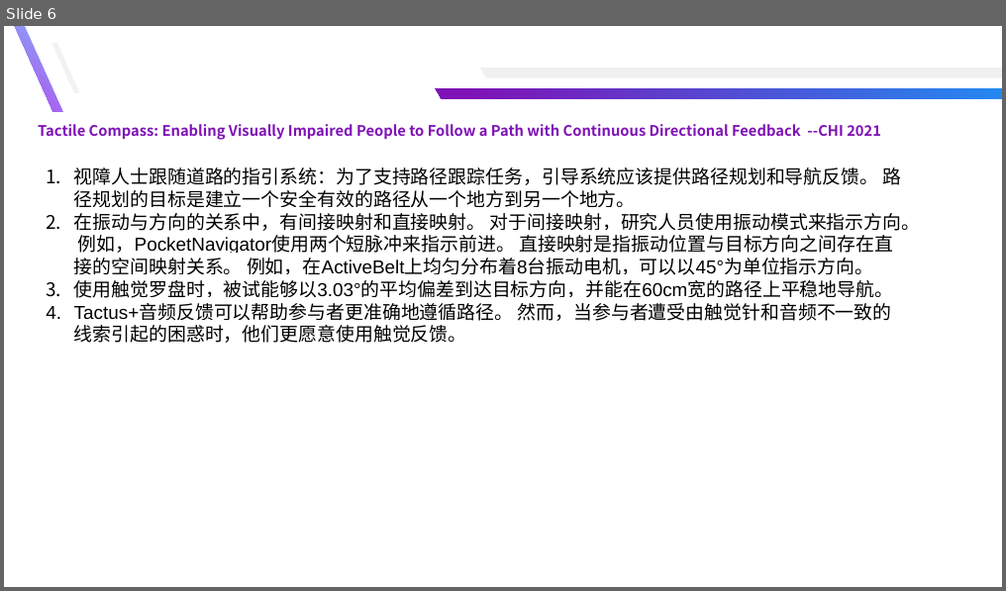
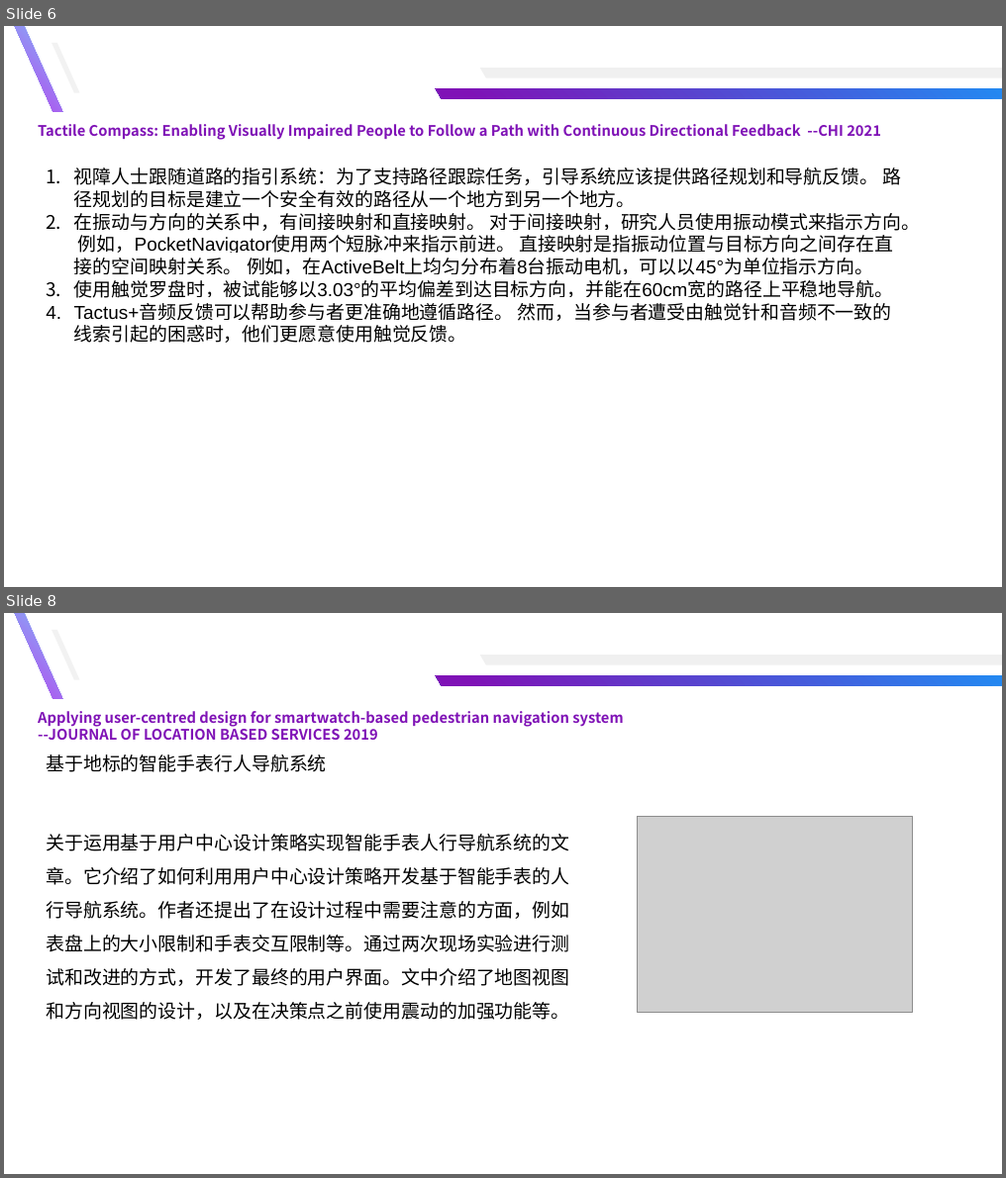
Before and after one commit to yuyongsong/Paper, a slide deck: 记录.pptx. Shown one above the other, each under a label of ours: slide 6 before the commit, slides 6 and 8 after it; the slides between them are not shown. The pictures are 1006x591 and 1006x1178 pixels, drawn with LibreOffice and Linux fonts; fonts in the diff are those of the drawing; grey boxes stand for pictures. Boxes give left, top, right and bottom in pixels: in the first picture for what was removed or moved away, otherwise in the second. Text is boxed around its words. In the diff, an @@ line names an element or a change of style, - is before the commit and + after.

```diff
--- a/记录.pptx
+++ b/记录.pptx
@@ slide 8 added at [4, 613, 1002, 1174], background #FFFFFF @@
@@ freeform shape added at [15, 613, 62, 699], fill gradient #81BDF8 to #B543ED @@
@@ freeform shape added at [52, 630, 80, 679], fill #F2F2F2 @@
@@ freeform shape added at [480, 655, 1002, 665], fill #F0F0F0 @@
@@ freeform shape added at [436, 676, 1002, 686], fill gradient #228AF2 to #7F12B6 @@
@@ text added at [38, 711, 623, 740], 14 pt, text #7F12B6, bold @@
+Applying user-centred design for smartwatch-based pedestrian navigation system
+--JOURNAL OF LOCATION BASED SERVICES 2019
@@ text added at [46, 755, 326, 772], 18 pt, text #000000 @@
+基于地标的智能手表行人导航系统
@@ picture added at [638, 817, 913, 1013] @@
@@ text added at [46, 834, 569, 1020], 18 pt, text #000000 @@
+关于运用基于用户中心设计策略实现智能手表人行导航系统的文章。它介绍了如何利用用户中心设计策略开发基于智能手表的人行导航系统。作者还提出了在设计过程中需要注意的方面，例如表盘上的大小限制和手表交互限制等。通过两次现场实验进行测试和改进的方式，开发了最终的用户界面。文中介绍了地图视图和方向视图的设计，以及在决策点之前使用震动的加强功能等。
```
Also in this commit, not shown: 1 slide changed, 6 other slides added, 20 other files.
